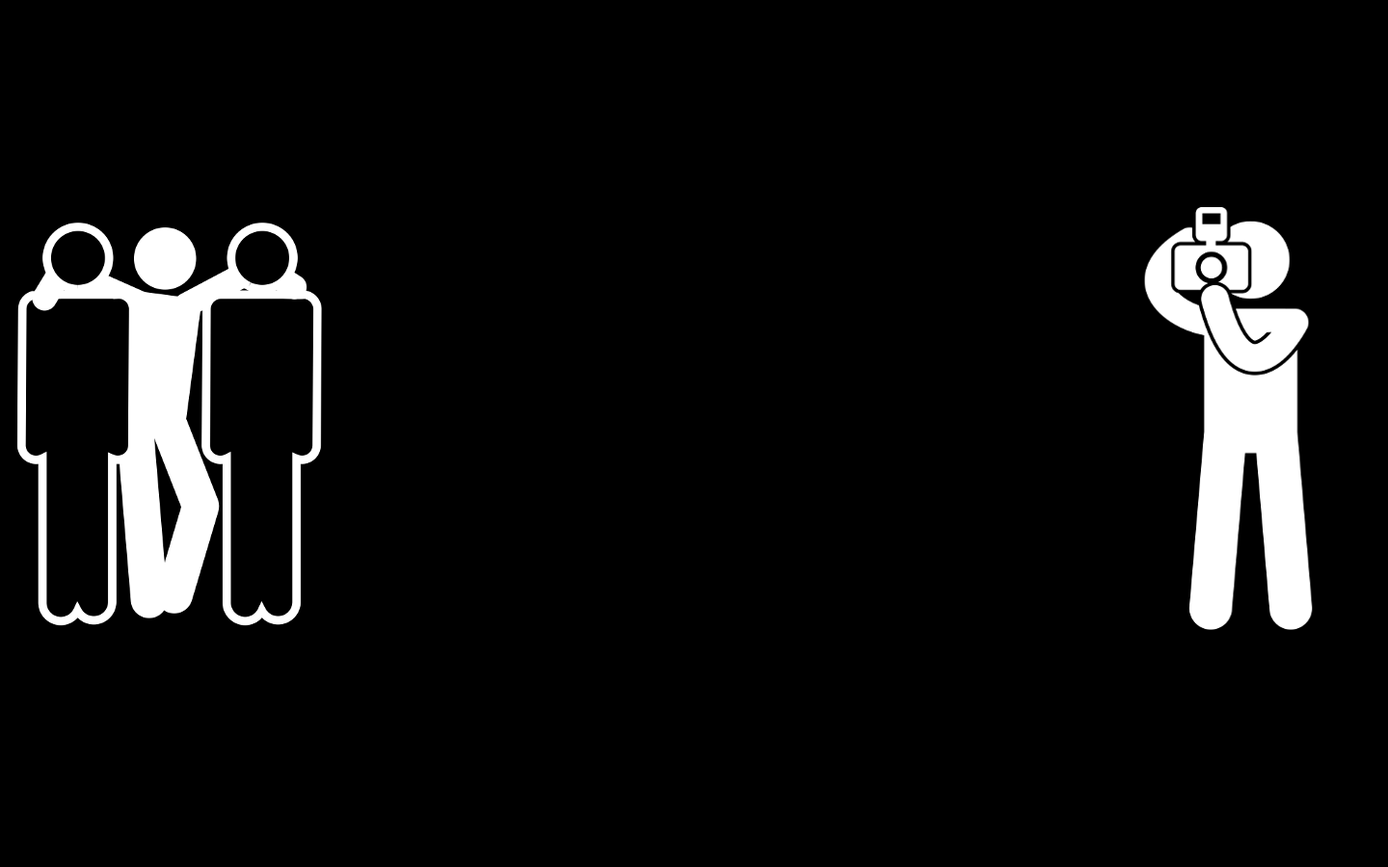
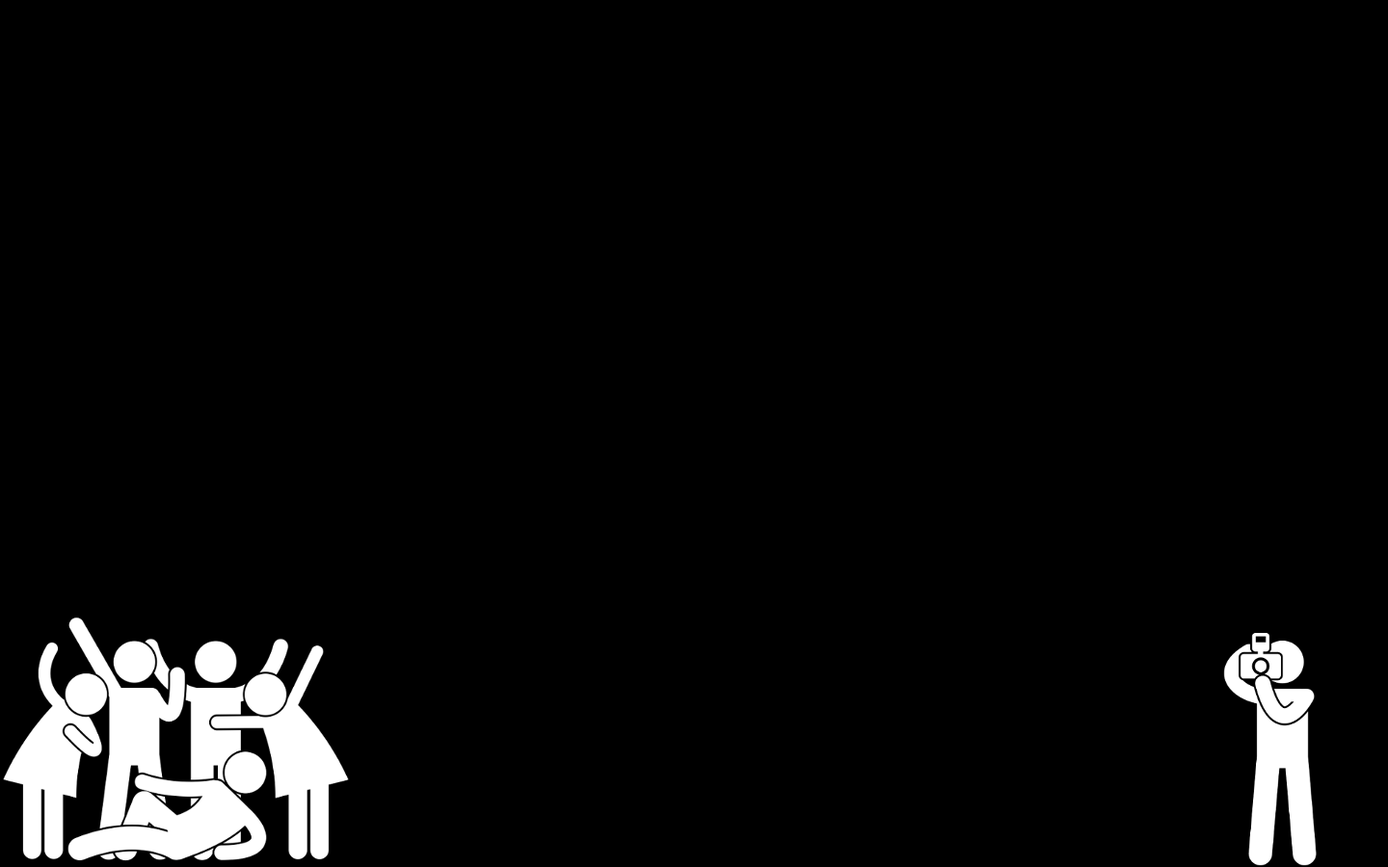
Comparing the layer stacks of the two 1388 x 867 images. Changes:
painted on "photograph" over box(1143, 207, 1317, 867)
hid "pose", painted on it over box(16, 222, 322, 862)
added layer "Presse-papiers" above "Arrière-plan" over box(2, 616, 349, 862)
